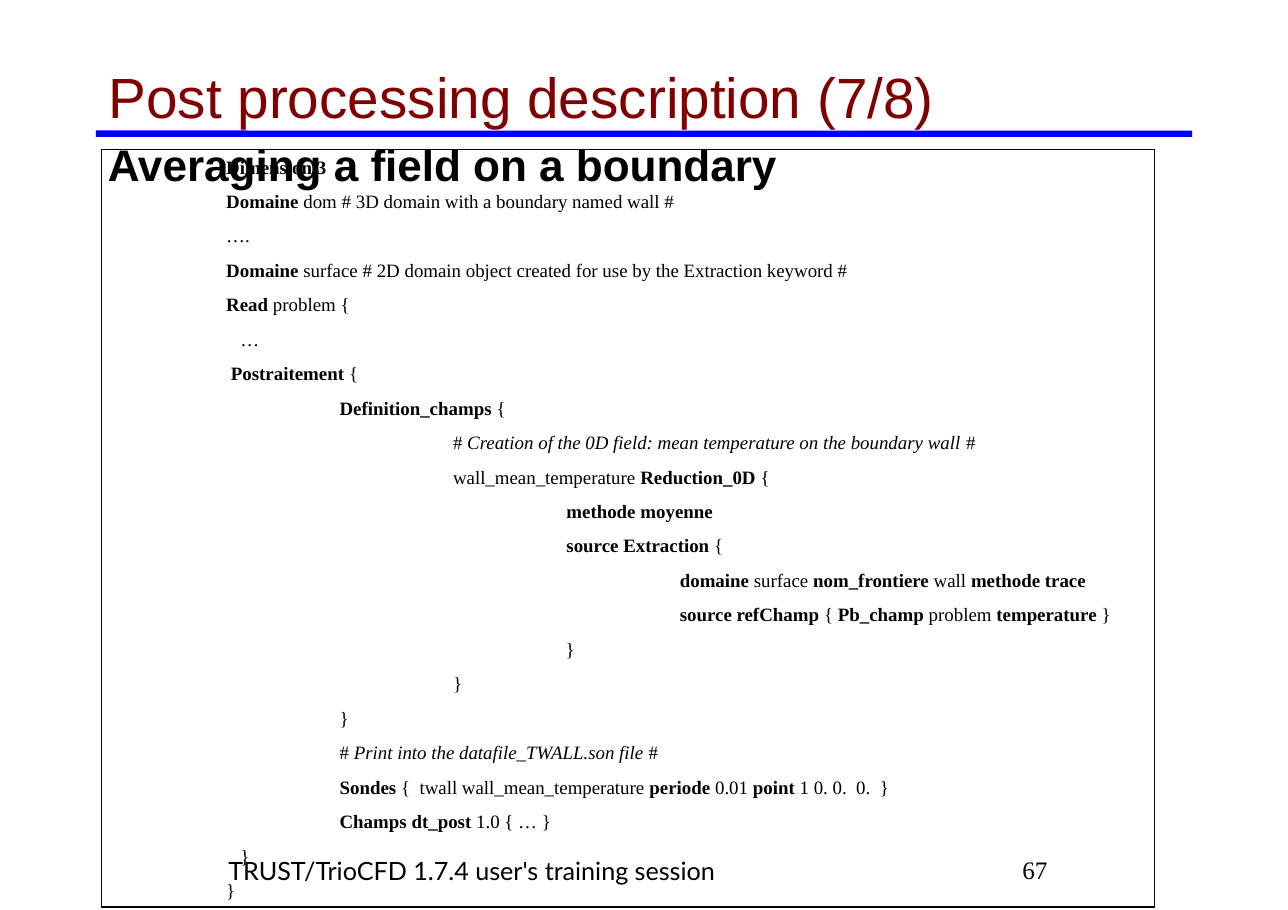
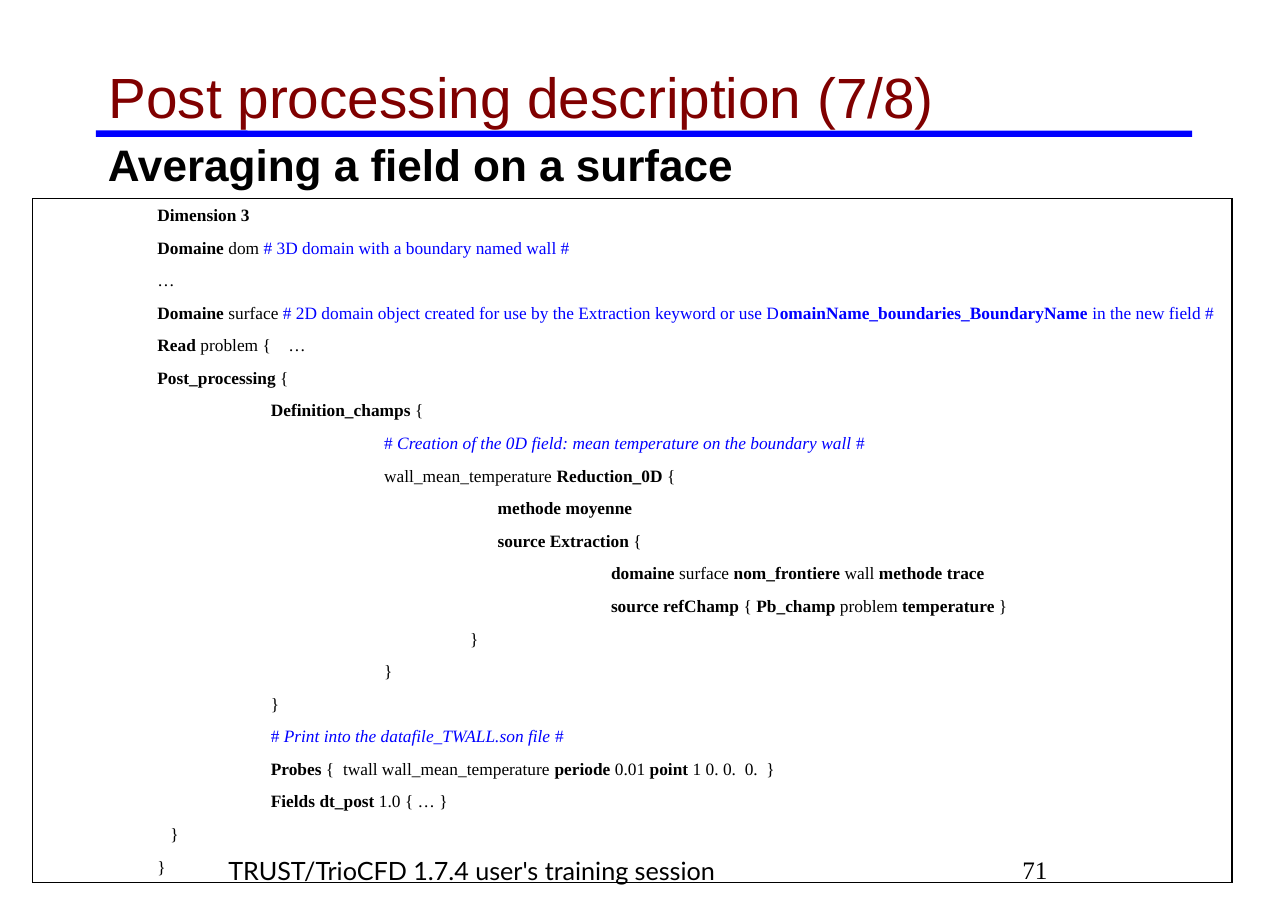
Before and after one commit to cea-trust-platform/trust-code, a slide deck: slide 71 of doc/TRUST/TRUST_and_TrioCFD_presentation.odp (slide 67 before the commit). Drawn at 1288x910 pixels with LibreOffice and Linux fonts; fonts in the diff are those of the drawing; background and template pictures are left out. Boxes give left, top, right and bottom in pixels: in the first picture for what was removed or moved away, otherwise in the second. Text is boxed around its words. In the diff, an @@ line names an element or a change of style, - is before the commit and + after.

```diff
--- a/doc/TRUST/TRUST_and_TrioCFD_presentation.odp
+++ b/doc/TRUST/TRUST_and_TrioCFD_presentation.odp
@@ text at [108, 149, 733, 190]: text changed @@
-Averaging a field on a boundary
+Averaging a field on a surface
@@ rectangle "Dimension 3": place and size @@
-rectangle "Dimension 3" at [102, 150, 1155, 908]
+rectangle "Dimension 3" at [33, 198, 1232, 882]
@@ text in rectangle at [157, 209, 994, 746]: size 12 to 11 pt in "Dimension 3", "Domaine dom # 3D domain with a ...", "…", "Definition_champs {" and 12 more places; text colour #000000 to #0000FF in "# 3D domain with a boundary named ...", "# Creation of the 0D field: mean ...", "# Print into the datafile_TWALL.son file #" @@
@@ text in rectangle at [226, 263, 833, 315]: paragraphs removed @@
-    ….
-    Domaine surface # 2D domain object created for use by the Extraction keyword #
-    Read problem {
@@ text in rectangle at [157, 307, 1201, 388]: text changed; size 12 to 11 pt; text colour #000000 to #0000FF; bold off @@
-    Postraitement {
+    Domaine surface # 2D domain object created for use by the Extraction keyword or use DomainName_boundaries_BoundaryName in the new field #
+    Read problem { …
+    Post_processing {
@@ text in rectangle at [271, 763, 758, 811]: text changed; size 12 to 11 pt @@
-    Sondes { twall wall_mean_temperature periode 0.01 point 1 0. 0. 0. }
-    Champs dt_post 1.0 { … }
+    Probes { twall wall_mean_temperature periode 0.01 point 1 0. 0. 0. }
+    Fields dt_post 1.0 { … }
@@ page number at [1022, 862, 1047, 883]: text changed @@
-67
+71
```
Also in this commit, not shown: 112 other slides changed, 23 slides added, 3 slides removed, 4 other files.
